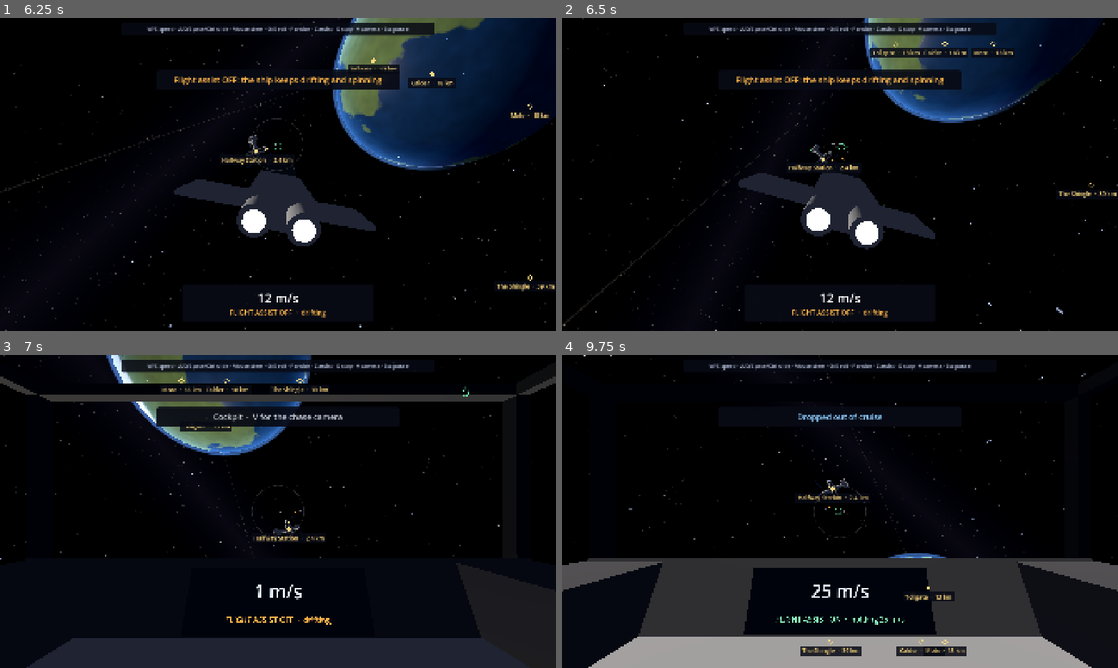
Above: before the commit, frames 1-4 (two rows, left to right).
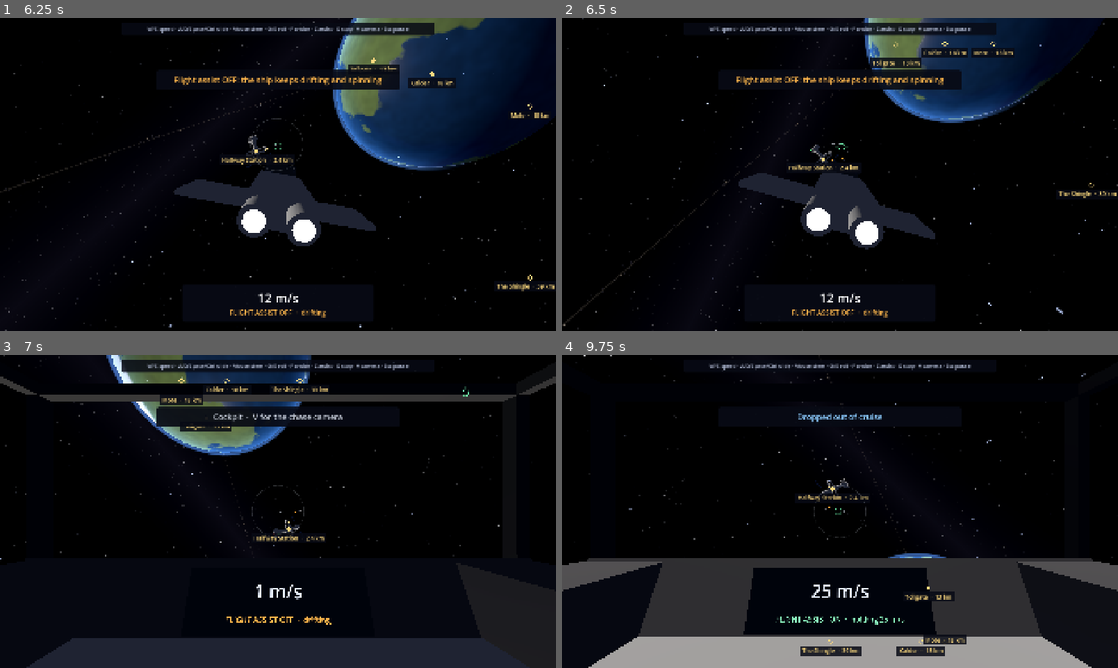
Above: after the commit, the same moments.

Repository: ggbillyjoe3526/praesepe
Game: Godot game, scene res://game/main/main.tscn
Same seed, same stepped clock (60 frames per second), same inputs: the game is played once before the commit and once after it.
Inputs (mouse positions are in pixels of both pictures, inside the frame that each line leads up to):
- Up to frame 1 (6.25 s): tap Enter at 0.5 s; move the mouse to (305, 174) at 0.52 s; hold X (full_stop) 0.53-1.28 s; hold S (thrust_back) 0.53-5.78 s; click (305, 174) at 0.67 s; move the mouse to (250, 174) at 1.27 s; tap Z (toggle_assist) at 1.35, 5.85 s; move the mouse to (289, 168) at 2.02 s; hold V (toggle_camera) 2.03-2.78 s; move the mouse to (272, 180) at 2.77 s; tap F (toggle_cruise) at 2.85 s; click (272, 180) at 2.92 s; move the mouse to (316, 177) at 3.52 s; hold Shift 3.53-4.28 s; move the mouse to (233, 171) at 4.27 s; tap Alt at 4.35 s; move the mouse to (283, 174) at 5.02 s; hold X (full_stop) 5.03-5.78 s; click (283, 174) at 5.17 s; move the mouse to (255, 168) at 5.77 s; hold E (roll_right) from 5.78 s (still down)
- Up to frame 2 (6.5 s): keep holding E (roll_right)
- Up to frame 3 (7 s): move the mouse to (305, 511) at 6.52 s; release E (roll_right) at 6.53 s; hold S (thrust_back) from 6.53 s (still down); hold V (toggle_camera) from 6.53 s (still down)
- Up to frame 4 (9.75 s): move the mouse to (812, 511) at 7.27 s; release V (toggle_camera) at 7.28 s; tap F (toggle_cruise) at 7.35 s; click (812, 511) at 7.42 s; move the mouse to (851, 505) at 8.02 s; hold Shift 8.03-8.78 s; move the mouse to (834, 517) at 8.77 s; release S (thrust_back) at 8.78 s; hold Q (roll_left) 8.78-9.53 s; tap Alt at 8.85 s; move the mouse to (878, 514) at 9.52 s; hold S (thrust_back) from 9.53 s (still down); hold X (full_stop) from 9.53 s (still down); click (878, 514) at 9.67 s

Frame 1 is identical in both runs. In frame 2, 0.6% of the frame differs, in the area x 55-65%, y 9-16%; in frame 3, 0.3%; in frame 4, 0.4%.

Commit message:
Stack HUD marker labels that would cover each other
Places in about the same direction (Calder and Tollgate seen from afar, or
both pinned to the screen's edge) drew their labels on top of each other.
Each label now moves up or down a plate at a time until it is clear.

Co-Authored-By: Claude Opus 5.5 (1M context) <noreply@anthropic.com>
Claude-Session: https://claude.ai/code/session_01HjmUC2W3v5HW8uXhpJBnpy

Diff:
--- a/game/hud/landmark_markers.gd
+++ b/game/hud/landmark_markers.gd
@@ -3,7 +3,8 @@
 ## The HUD markers for the places in the solar system (Landmark.marker), so the player always knows where everything
 ## is: a diamond on each place with its name and distance on a dark plate, drawn through whichever camera is active
 ## (ShipCameras). A place off the screen or behind the camera sits at the screen's edge on the side to turn to, as a
-## hollow diamond. A label is rebuilt only when its distance, as shown, changes. A placeholder look until the art style
+## hollow diamond. Labels that would cover each other stack instead. A label is rebuilt only when its distance, as
+## shown, changes. A placeholder look until the art style
 ## is chosen.
 
 const COLOUR := Color(1.0, 0.86, 0.5)
@@ -24,6 +25,9 @@
 var _labels: PackedStringArray = PackedStringArray()
 var _label_sizes: PackedVector2Array = PackedVector2Array()
 var _shown: PackedInt32Array = PackedInt32Array()
+## The label plates drawn so far this frame, so the next one can keep clear of them.
+var _plates: Array[Rect2] = []
+var _plate_count: int = 0
 var _font: Font
 ## The diamond's corners, refilled for each marker so drawing allocates nothing: four for the filled one, five (back
 ## to the start) for the outline.
@@ -47,6 +51,7 @@
 	_label_sizes.resize(_places.size())
 	_shown.resize(_places.size())
 	_shown.fill(-1)
+	_plates.resize(_places.size())
 
 
 ## The distance as a marker shows it: tens of metres up close, tenths of a kilometre to 10 km, whole kilometres beyond.
@@ -65,6 +70,20 @@
 	if metres < 9950.0:
 		return 1000 + roundi(metres / 100.0)
 	return 100000 + roundi(metres / 1000.0)
+
+
+## `plate` moved up (or down) a plate's height at a time until it covers none of the first `count` of `taken`.
+static func stack(plate: Rect2, taken: Array[Rect2], count: int, up: bool) -> Rect2:
+	var step := (plate.size.y + 2.0) * (-1.0 if up else 1.0)
+	var moved := true
+	while moved:
+		moved = false
+		for j in count:
+			if plate.intersects(taken[j]):
+				plate.position.y += step
+				moved = true
+				break
+	return plate
 
 
 func _process(_delta: float) -> void:
@@ -87,6 +106,7 @@
 	var view := camera.global_transform
 	var screen := size
 	var centre := screen * 0.5
+	_plate_count = 0
 	for i in _places.size():
 		var at := ScreenMarker.project(view, camera.fov, screen, _places[i].marker_position() - view.origin)
 		var point := Vector2(at.x, at.y)
@@ -116,6 +136,11 @@
 	if top_left.y + label_size.y + PAD.y > screen.y:
 		top_left.y = p.y - d - LABEL_GAP * 0.5 - label_size.y
 	top_left.x = clampf(top_left.x, PAD.x, maxf(screen.x - label_size.x - PAD.x, PAD.x))
-	draw_rect(Rect2(top_left - PAD, label_size + PAD * 2.0), PLATE_COLOUR)
-	draw_string(_font, top_left + Vector2(0, _font.get_ascent(FONT_SIZE)), label, HORIZONTAL_ALIGNMENT_LEFT, -1,
-			FONT_SIZE, COLOUR)
+	var plate := Rect2(top_left - PAD, label_size + PAD * 2.0)
+	# Stacked away from the screen's nearer top or bottom edge, clear of the labels already drawn.
+	plate = LandmarkMarkers.stack(plate, _plates, _plate_count, p.y > screen.y * 0.5)
+	_plates[_plate_count] = plate
+	_plate_count += 1
+	draw_rect(plate, PLATE_COLOUR)
+	draw_string(_font, plate.position + PAD + Vector2(0, _font.get_ascent(FONT_SIZE)), label,
+			HORIZONTAL_ALIGNMENT_LEFT, -1, FONT_SIZE, COLOUR)
--- a/test/unit/test_hud_text.gd
+++ b/test/unit/test_hud_text.gd
@@ -38,3 +38,14 @@
 	assert_ne(LandmarkMarkers.distance_key(2460.0), LandmarkMarkers.distance_key(2560.0))
 	# The keys never collide across the steps.
 	assert_ne(LandmarkMarkers.distance_key(990.0), LandmarkMarkers.distance_key(9900.0))
+
+
+func test_marker_labels_stack_rather_than_cover_each_other() -> void:
+	var taken: Array[Rect2] = [Rect2(100, 500, 200, 30), Rect2(120, 468, 200, 30), Rect2(900, 500, 100, 30)]
+	var plate := LandmarkMarkers.stack(Rect2(150, 505, 180, 30), taken, 3, true)
+	for j in 3:
+		assert_false(plate.intersects(taken[j]), "clear of label %d" % j)
+	assert_lt(plate.position.y, 468.0, "stacked upwards")
+	assert_eq(plate.position.x, 150.0, "only moved up")
+	var alone := Rect2(500, 100, 100, 30)
+	assert_eq(LandmarkMarkers.stack(alone, taken, 3, false), alone, "left alone when clear")
